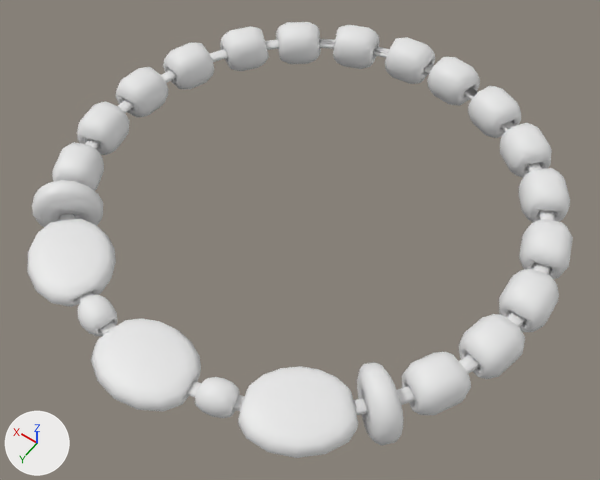
Before and after pictures for a commit that changed the Blender file art/models/props/bracelet/bracelet.blend.
Before and after are seen from a camera (50 mm lens) standing at (-21.7, 31.0, 46.0) and looking at (-1.2, 2.2, 0.9). The axes (+X, +Y, +Z) are drawn at lower left. The lights are the same throughout. The older version comes first.

In view in the first picture: 'B F F', 'B F F.001', 'B F F.002', 'bead_10', 'bead_11', 'bead_12', 'bead_13', 'bead_14', 'bead_9', 'left_boarder_bead', 'right_boarder_bead', 'thread' and 12 more.
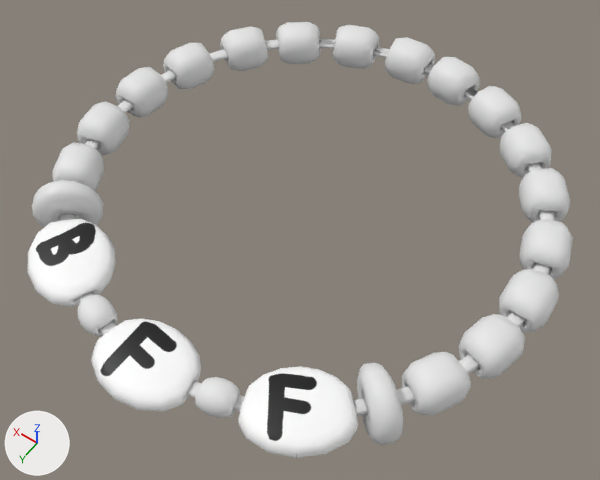
Location of each change, (x1, y1, x2, y2) in pixels of the pictures (600 x 480 px):
'B F F.002', recoloured, surface changed
    both: (238, 366, 358, 458)
'B F F.001', recoloured
    both: (91, 319, 201, 411)
'B F F', recoloured
    both: (27, 219, 116, 307)
part 1 of me_cylinder_007, surface changed
    both: (243, 367, 353, 447)

The change, as a diff of the scene's bpy script:
```diff
--- a/art/models/props/bracelet/bracelet.blend.py
+++ b/art/models/props/bracelet/bracelet.blend.py
@@ img_bff_png @@
+img_bff_png = load_image('BFF.png', 'BFF.png', 1024, 1024, 'sRGB')
@@ mat_material_001 @@
+mat_material_001 = principled_material('Material.001')
+mat_material_001.texture = img_bff_png
@@ me_cylinder_003 @@
 me_cylinder_003.from_pydata(...)  # 184 vertices, 166 faces; spans x 5.89..12.49, y 10.25..16.42, z -0.76..0.76
+me_cylinder_003.materials.append(mat_material_001)  # picture img_bff_png
@@ me_cylinder_006 @@
 me_cylinder_006.from_pydata(...)  # 184 vertices, 166 faces; spans x -3.41..3.42, y 13.31..19.0, z -0.76..0.76
+me_cylinder_006.materials.append(mat_material_001)  # picture img_bff_png
@@ me_cylinder_007 @@
 me_cylinder_007.from_pydata(...)  # 184 vertices, 166 faces; spans x -12.48..-5.87, y 10.39..16.49, z -0.76..0.76
 # used by ob_b_f_f_002; location = (0.0, 0.0, 2.55)
+# me_cylinder_007 part 1: texture (UV) coordinates of 21 of 166 faces, centred in x -11.74..-6.53, y 11.11..15.81, z 0.69..0.76, changed; they spanned u 0.0..0.23, v 0.6..0.84 and now span u 0.76..0.98, v 0.31..0.55
+me_cylinder_007.materials.append(mat_material_001)  # picture img_bff_png
```
